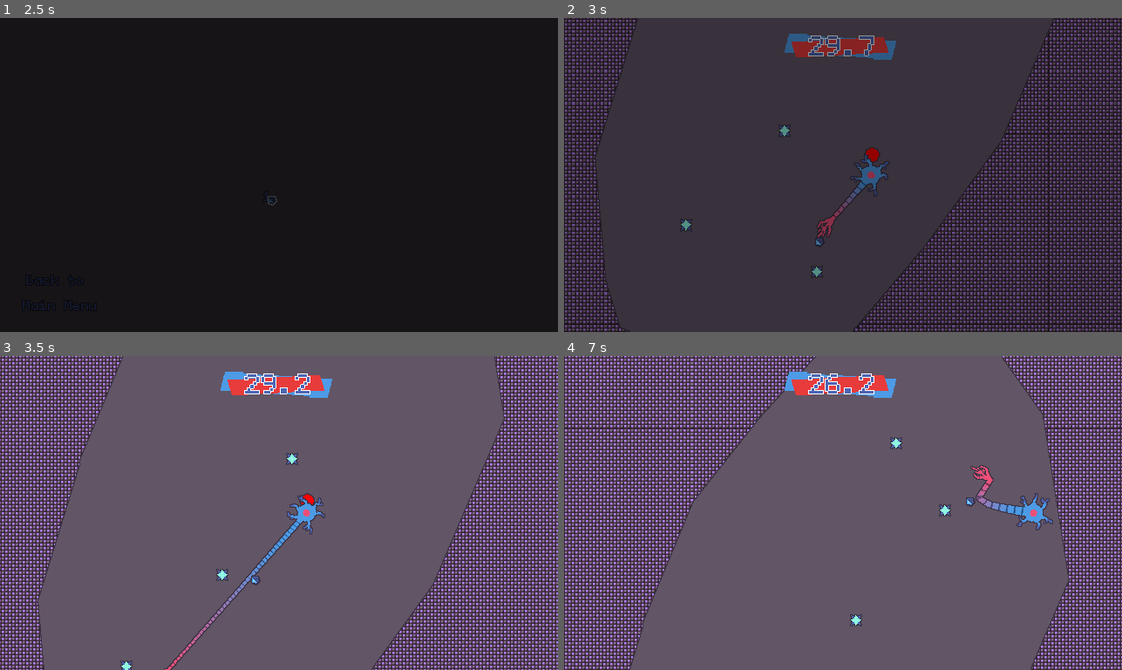
Above: before the commit, frames 1-4 (two rows, left to right).
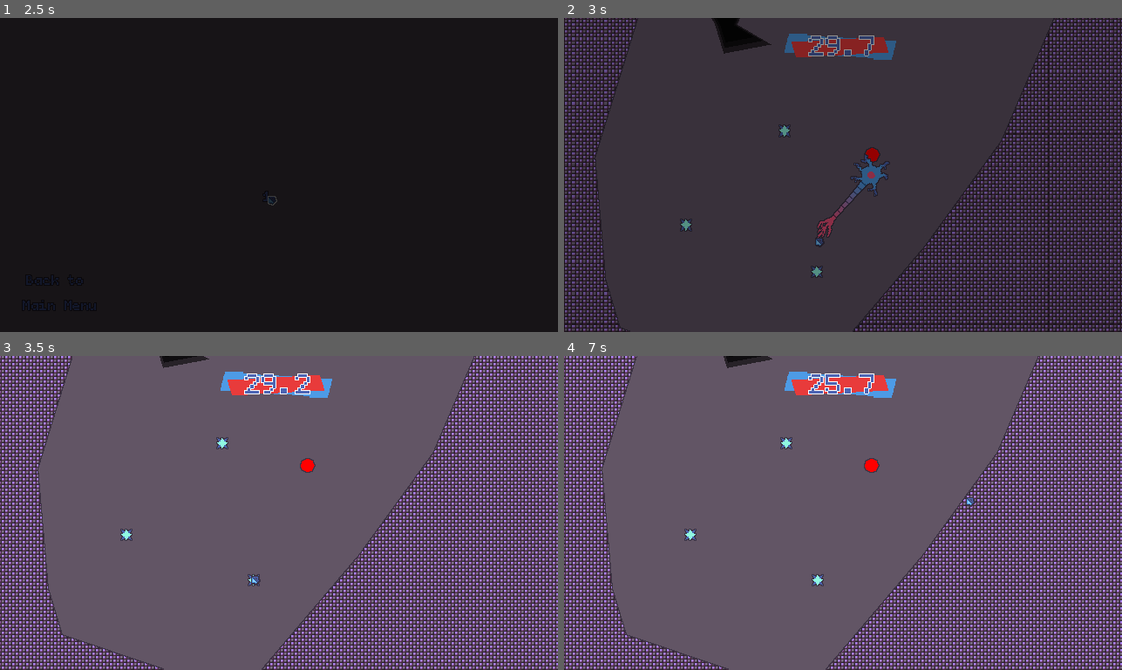
Above: after the commit, the same moments.

Repository: bnhrl/MomentumIsEverythingCountDown
Game: Godot game, scene res://Game/MainMenu/main_menu.tscn
Two runs of this game, one before a commit and one after it. Both use one fixed random seed, a clock stepped at 60 frames per second and the inputs below.
Inputs (mouse positions are in pixels of both pictures, inside the frame that each line leads up to):
- Up to frame 1 (2.5 s): move the mouse to (279, 288) at 0.52 s; hold D (right) 0.53-1.28 s; click (279, 288) at 0.6 s; move the mouse to (61, 291) at 1.27 s; hold S (down) 1.28-2.03 s; click (61, 291) at 1.35 s; tap Enter at 2 s; move the mouse to (267, 196) at 2.02 s; hold D (right) from 2.03 s (still down); click (267, 196) at 2.1 s
- Up to frame 2 (3 s): move the mouse to (815, 237) at 2.77 s; release D (right) at 2.78 s; hold W (up) from 2.78 s (still down); click (815, 237) at 2.85 s
- Up to frame 3 (3.5 s): keep holding W (up)
- Up to frame 4 (7 s): move the mouse to (1010, 560) at 3.52 s; release W (up) at 3.53 s; hold A (left) 3.53-5.03 s; click (1010, 560) at 3.6 s; move the mouse to (675, 465) at 4.27 s; click (675, 465) at 4.35 s; move the mouse to (870, 513) at 5.02 s; hold S (down) 5.03-5.78 s; click (870, 513) at 5.1 s; move the mouse to (759, 434) at 5.77 s; hold D (right) 5.78-6.53 s; click (759, 434) at 5.85 s; move the mouse to (965, 497) at 6.52 s; hold W (up) from 6.53 s (still down); click (965, 497) at 6.6 s

Frame 1 is identical in both runs. In frame 2, 0.6% of the frame differs, in the area x 26-38%, y 0-12%; in frame 3, 32%; in frame 4, 44%, in the area x 0-100%, y 0-100%.

Commit message:
Added DeathPit, Credits scene,

Diff:
--- /dev/null
+++ b/Game/DeathPits/death_pit.gd
@@ -0,0 +1,38 @@
+@tool class_name DeathPit extends Polygon2D
+
+
+@export var momentum_required := 200.0
+
+func _ready() -> void:
+	refresh.call()
+
+	if Engine.is_editor_hint(): return
+	$FallArea/Collision.polygon = shrink_polygon(polygon, 0.6)
+
+func _process(_delta: float) -> void:
+	_process_falling()
+
+
+# Visuals
+@export_tool_button("Refresh") var refresh := func() -> void:
+	update_visuals()
+
+func update_visuals() -> void:
+	$Dark.polygon = shrink_polygon(polygon, 0.8)
+	$Dark/Darker.polygon = shrink_polygon(polygon, 0.6)
+
+func shrink_polygon(array: PackedVector2Array, amount: float) -> PackedVector2Array:
+	var temp: Array[Vector2]
+	for v in array:
+		temp.append(v * amount)
+	print(PackedVector2Array(temp))
+	return PackedVector2Array(temp)
+
+
+# Falling in
+@onready var fall_area: Area2D = $FallArea
+func _process_falling() -> void:
+	for body in fall_area.get_overlapping_bodies():
+		if body is Player:
+			if body.get_momentum() < momentum_required:
+				body.die("Pit")
--- /dev/null
+++ b/Game/DeathPits/death_pit.tscn
@@ -0,0 +1,21 @@
+[gd_scene format=3 uid="uid://b26pe4dttgfvl"]
+
+[ext_resource type="Script" uid="uid://cxb3fkjkqk0yf" path="res://Game/DeathPits/death_pit.gd" id="1_oo0c1"]
+
+[node name="DeathPit" type="Polygon2D" unique_id=1582885165]
+color = Color(0, 0, 0, 0.6)
+polygon = PackedVector2Array(5, 0, 0, 5, -5, 0, 0, -5)
+script = ExtResource("1_oo0c1")
+momentum_required = null
+
+[node name="FallArea" type="Area2D" parent="." unique_id=252475237]
+
+[node name="Collision" type="CollisionPolygon2D" parent="FallArea" unique_id=1328679439]
+
+[node name="Dark" type="Polygon2D" parent="." unique_id=2040589739]
+color = Color(0, 0, 0, 0.6)
+polygon = PackedVector2Array(4, 0, 0, 4, -4, 0, 0, -4)
+
+[node name="Darker" type="Polygon2D" parent="Dark" unique_id=1983333470]
+color = Color(0, 0, 0, 0.6)
+polygon = PackedVector2Array(3, 0, 0, 3, -3, 0, 0, -3)
--- a/Game/Enemies/_Base/enemy.gd
+++ b/Game/Enemies/_Base/enemy.gd
@@ -56,9 +56,8 @@
 			if collider is Player:
 				if collider.get_momentum() >= momentum_to_kill:
 					die()
-				else: # TODO add player death
-					#collider.die()
-					pass
+				else:
+					collider.die()
 				break
 
 
--- a/Game/GrapplePoints/grapple_point.tscn
+++ b/Game/GrapplePoints/grapple_point.tscn
@@ -17,6 +17,6 @@
 texture = ExtResource("2_o8gs3")
 
 [node name="Collision" type="CollisionPolygon2D" parent="." unique_id=1981361459]
-polygon = PackedVector2Array(0, -5, -5, 0, 0, 5, 5, 0)
+polygon = PackedVector2Array(0, -8, -8, 0, 0, 8, 8, 0)
 
 [connection signal="body_entered" from="." to="." method="_on_body_entered"]
--- a/Game/Levels/Level1/level_1.tscn
+++ b/Game/Levels/Level1/level_1.tscn
@@ -4,13 +4,15 @@
 [ext_resource type="PackedScene" uid="uid://b1aob121surnv" path="res://Game/PolygonWalls/polygon_wall.tscn" id="2_nmra5"]
 [ext_resource type="PackedScene" uid="uid://c2mrm5rc4nnir" path="res://Game/GrapplePoints/grapple_point.tscn" id="3_13qiw"]
 [ext_resource type="PackedScene" uid="uid://tms7gslr1oip" path="res://Game/Enemies/_Base/enemy.tscn" id="4_nmra5"]
+[ext_resource type="PackedScene" uid="uid://b26pe4dttgfvl" path="res://Game/DeathPits/death_pit.tscn" id="5_13qiw"]
 
-[sub_resource type="NavigationPolygon" id="NavigationPolygon_nmra5"]
-vertices = PackedVector2Array(494.25, 107.00781, 410.14063, 222.78906, 294.6797, 358.6172, 200.02344, 351.1172, 85.07031, 312.17188, 70.86719, 265.10156, 59.132813, 130.07813, 107, -25.5, 574.6719, -80.28125, 545.47656, -265.10938, 107, -30.21875, 162.6875, -163.86719, 237.61719, -258.5078, 340.9922, -371.53906, 479.4922, -357.5)
-polygons = Array[PackedInt32Array]([PackedInt32Array(0, 1, 2, 3, 4, 5, 6, 7, 8), PackedInt32Array(9, 8, 7, 10, 11, 12, 13, 14)])
+[sub_resource type="NavigationPolygon" id="NavigationPolygon_13qiw"]
+vertices = PackedVector2Array(92.52344, -29.273438, 92.046875, -28.117188, 36, -31.601563, 36, -32.890625, 248.60156, 6.359375, 249.3125, 2.2734375, 338.1875, -378.85938, 483.34375, -364.14844, 552.1406, -267.82813, 581.89844, -79.390625, 500.3672, 110.50781, 415.64063, 227.13281, 297.70313, 365.8828, 198.60156, 358.03125, 156.60938, -167.46875, 232.29688, -263.07813, 211.53906, -57.101563, 211.95313, -19.671875, 218.42188, -36.296875, 190.90625, 17.25, 79.39844, 317.64063, 63.960938, 266.4375, 52.039063, 129.32031, 180.4375, -17.242188, 100, -26.546875, 169.72656, -37.59375, 100, -31.601563, 171.79688, -40.578125, 188.14844, -38.539063, 192.25781, -42.648438)
+polygons = Array[PackedInt32Array]([PackedInt32Array(0, 1, 2, 3), PackedInt32Array(4, 5, 6, 7, 8, 9, 10, 11, 12, 13), PackedInt32Array(14, 15, 6, 5, 16), PackedInt32Array(5, 17, 18), PackedInt32Array(19, 4, 13, 20, 21, 22), PackedInt32Array(23, 19, 22, 24, 25), PackedInt32Array(25, 24, 26, 14, 27), PackedInt32Array(28, 27, 14, 29), PackedInt32Array(16, 29, 14), PackedInt32Array(16, 5, 18)])
 outlines = Array[PackedVector2Array]([PackedVector2Array(33, -399, 619, -399, 619, 389, 33, 389)])
 source_geometry_mode = 1
 source_geometry_group_name = &"navigation_group"
+agent_radius = 3.0
 
 [node name="Level1" unique_id=1414133645 instance=ExtResource("1_g51mk")]
 
@@ -28,7 +30,7 @@
 
 [node name="NavigationRegion" parent="." index="4" unique_id=517625210]
 visible = false
-navigation_polygon = SubResource("NavigationPolygon_nmra5")
+navigation_polygon = SubResource("NavigationPolygon_13qiw")
 
 [node name="GrapplePoint0" parent="GrapplePoints" parent_id_path=PackedInt32Array(882760734) index="0" unique_id=907286068 instance=ExtResource("3_13qiw")]
 position = Vector2(151, 205)
@@ -48,5 +50,10 @@
 [node name="GrapplePoint5" parent="GrapplePoints" parent_id_path=PackedInt32Array(882760734) index="5" unique_id=1282204096 instance=ExtResource("3_13qiw")]
 position = Vector2(387, -236)
 
-[node name="Enemy" parent="." index="7" unique_id=613541596 instance=ExtResource("4_nmra5")]
+[node name="DeathPit" parent="DeathPits" parent_id_path=PackedInt32Array(1192831106) index="0" unique_id=1582885165 instance=ExtResource("5_13qiw")]
+position = Vector2(198, -17)
+polygon = PackedVector2Array(12, -35.199997, 17.231731, -19.383675, 10.231731, -1.3836746, 48, 20.800001, -5, 30.800001, -14.768269, -1.3836746, -24.768269, -20.383675, -8.768269, -18.383675, -3.7682683, -23.383675)
+momentum_required = 200.0
+
+[node name="Enemy" parent="Enemies" parent_id_path=PackedInt32Array(1295879779) index="0" unique_id=613541596 instance=ExtResource("4_nmra5")]
 position = Vector2(360, 117)
--- a/Game/Levels/_Base/level.tscn
+++ b/Game/Levels/_Base/level.tscn
@@ -14,6 +14,7 @@
 [sub_resource type="NavigationPolygon" id="NavigationPolygon_4nsif"]
 source_geometry_mode = 1
 source_geometry_group_name = &"navigation_group"
+agent_radius = 3.0
 
 [node name="Level0" type="Node2D" unique_id=1414133645]
 script = ExtResource("1_4nsif")
@@ -29,17 +30,19 @@
 
 [node name="CountDownTimer" parent="." unique_id=102296066 instance=ExtResource("2_mndar")]
 
-[node name="WallLayer" type="CanvasGroup" parent="." unique_id=332655601]
+[node name="WallLayer" type="CanvasGroup" parent="." unique_id=332655601 groups=["navigation_group"]]
 material = SubResource("ShaderMaterial_mndar")
 
-[node name="TileMapLayer" type="TileMapLayer" parent="WallLayer" unique_id=1951823628 groups=["navigation_group"]]
+[node name="TileMapLayer" type="TileMapLayer" parent="WallLayer" unique_id=1951823628]
 tile_set = SubResource("TileSet_4nsif")
 
-[node name="PolygonWalls" type="Node2D" parent="WallLayer" unique_id=576414089 groups=["navigation_group"]]
+[node name="PolygonWalls" type="Node2D" parent="WallLayer" unique_id=576414089]
 
 [node name="NavigationRegion" type="NavigationRegion2D" parent="." unique_id=517625210]
 navigation_polygon = SubResource("NavigationPolygon_4nsif")
 
 [node name="GrapplePoints" type="Node" parent="." unique_id=882760734]
 
+[node name="DeathPits" type="Node" parent="." unique_id=1192831106 groups=["navigation_group"]]
+
 [node name="Enemies" type="Node" parent="." unique_id=1295879779]
--- /dev/null
+++ b/Game/MainMenu/Credits/credits.gd
@@ -0,0 +1,7 @@
+extends Control
+
+@onready var buttons: Array[UIButton] = [$BtnBnhrl, $BtnCatJug, $BtnCuptain]
+func _ready() -> void:
+	buttons.shuffle()
+	for i in range(buttons.size()):
+		buttons[i].position.y = 124.0 + 55*i
--- /dev/null
+++ b/Game/MainMenu/Credits/credits.tscn
@@ -0,0 +1,67 @@
+[gd_scene format=3 uid="uid://og05ddis16cd"]
+
+[ext_resource type="PackedScene" uid="uid://b8f2vxq8e2wo1" path="res://UI/Buttons/UIButton/ui_button.tscn" id="1_fixii"]
+[ext_resource type="Script" uid="uid://o2gmqwsx58wo" path="res://Game/MainMenu/Credits/credits.gd" id="1_n060q"]
+
+[node name="Credits" type="Control" unique_id=986538535]
+layout_mode = 3
+anchors_preset = 0
+offset_left = 50.0
+offset_right = 590.0
+offset_bottom = 320.0
+script = ExtResource("1_n060q")
+
+[node name="Background" type="ColorRect" parent="." unique_id=877641017]
+layout_mode = 0
+offset_right = 540.0
+offset_bottom = 320.0
+color = Color(0.91775256, 0.67851543, 0.92947316, 0.5)
+
+[node name="BtnBnhrl" parent="." unique_id=1301211313 instance=ExtResource("1_fixii")]
+layout_mode = 0
+offset_top = 124.0
+offset_right = 270.0
+offset_bottom = 151.5
+scale = Vector2(2, 2)
+theme_override_colors/default_color = Color(0.043137256, 0.36862746, 0.39607844, 1)
+text = "bnhrl[font_size=8] (Benjamin Haroldsen)"
+default_color = Color(0.043137256, 0.36862746, 0.39607844, 1)
+hover_color = Color(0.60784316, 0.67058825, 0.69803923, 1)
+hover_size = Vector2(1.25, 2)
+
+[node name="BtnCatJug" parent="." unique_id=1360234817 instance=ExtResource("1_fixii")]
+layout_mode = 0
+offset_top = 179.0
+offset_right = 270.0
+offset_bottom = 206.5
+scale = Vector2(2, 2)
+theme_override_colors/default_color = Color(0.11764706, 0.7372549, 0.4509804, 1)
+text = "Cat Jug[font_size=8] (Eris)"
+default_color = Color(0.11764706, 0.7372549, 0.4509804, 1)
+hover_color = Color(0.60784316, 0.67058825, 0.69803923, 1)
+hover_size = Vector2(1.25, 2)
+
+[node name="BtnCuptain" parent="." unique_id=1438333758 instance=ExtResource("1_fixii")]
+layout_mode = 0
+offset_top = 234.0
+offset_right = 270.0
+offset_bottom = 261.5
+scale = Vector2(2, 2)
+theme_override_colors/default_color = Color(0.68235296, 0.13725491, 0.20392157, 1)
+text = "ChiefCuptain[font_size=8] (Jack Nolan)"
+default_color = Color(0.68235296, 0.13725491, 0.20392157, 1)
+hover_color = Color(0.60784316, 0.67058825, 0.69803923, 1)
+hover_size = Vector2(1.25, 2)
+
+[node name="RichTextLabel" type="RichTextLabel" parent="." unique_id=387886005]
+layout_mode = 0
+offset_right = 135.0
+offset_bottom = 31.5
+scale = Vector2(4, 4)
+mouse_filter = 2
+theme_override_colors/font_outline_color = Color(0.18039216, 0.13333334, 0.18431373, 1)
+theme_override_constants/outline_size = 4
+bbcode_enabled = true
+text = "Credits"
+horizontal_alignment = 1
+vertical_alignment = 1
--- a/Game/Player/player.gd
+++ b/Game/Player/player.gd
@@ -20,6 +20,8 @@
 
 # Movement
 func _process_movement(delta: float) -> void:
+	if dead: return
+
 	var input_direction := Input.get_vector("left", "right", "up", "down")
 	if grappled_object:
 		input_direction = Vector2.ZERO
@@ -41,6 +43,7 @@
 
 func get_momentum() -> float:
 	return momentum.length()
+
 
 # Tail
 const DEFAULT_TAIL_DIST := 8.0
@@ -101,7 +104,7 @@
 var grappled_object: Node2D
 @onready var grapple_direction_indicator: Polygon2D = $GrappleDirectionIndicator
 func _process_grappling(delta: float) -> void:
-	_process_grapple_controls()
+	if !dead: _process_grapple_controls()
 	if !grappled_object:
 		if attempting_to_grapple: # Attempting grapple
 			target_tail_dist = GRAPPLING_TAIL_DIST
@@ -152,3 +155,20 @@
 	if !grappled_object: return
 	grappled_object = null
 	momentum *= 2
+
+
+# Death
+signal died
+var dead := false
+
+func die(reason := "") -> void:
+	if dead: return
+
+	dead = true
+	if reason == "Pit":
+		var tween := create_tween()
+		tween.tween_property($Model, "scale", Vector2(.001, .001), 0.385).set_trans(Tween.TRANS_EXPO)
+		tween.tween_callback(died.emit)
+	else:
+		queue_free()
+		died.emit()
--- a/Game/Player/player.tscn
+++ b/Game/Player/player.tscn
@@ -70,6 +70,7 @@
 }]
 
 [node name="Player" type="CharacterBody2D" unique_id=2013412106]
+z_index = 1
 script = ExtResource("1_m57qa")
 
 [node name="Collision" type="CollisionShape2D" parent="." unique_id=1423663064]
--- a/UI/Buttons/UIButton/ui_button.tscn
+++ b/UI/Buttons/UIButton/ui_button.tscn
@@ -10,6 +10,7 @@
 theme_override_colors/default_color = Color(0.3019608, 0.39607844, 0.7058824, 1)
 theme_override_colors/font_outline_color = Color(0.18039216, 0.13333334, 0.18431373, 1)
 theme_override_constants/outline_size = 4
+bbcode_enabled = true
 text = "UI Button"
 scroll_active = false
 horizontal_alignment = 1
--- a/project.godot
+++ b/project.godot
@@ -42,6 +42,7 @@
 folder_colors={
 "res://Assets/": "gray",
 "res://Game/CountDownTimer/": "yellow",
+"res://Game/DeathPits/": "yellow",
 "res://Game/Enemies/": "yellow",
 "res://Game/GrapplePoints/": "yellow",
 "res://Game/LevelSelect/": "blue",
Not shown, added: Game/DeathPits/death_pit.gd.uid
Not shown, added: Game/MainMenu/Credits/credits.gd.uid
